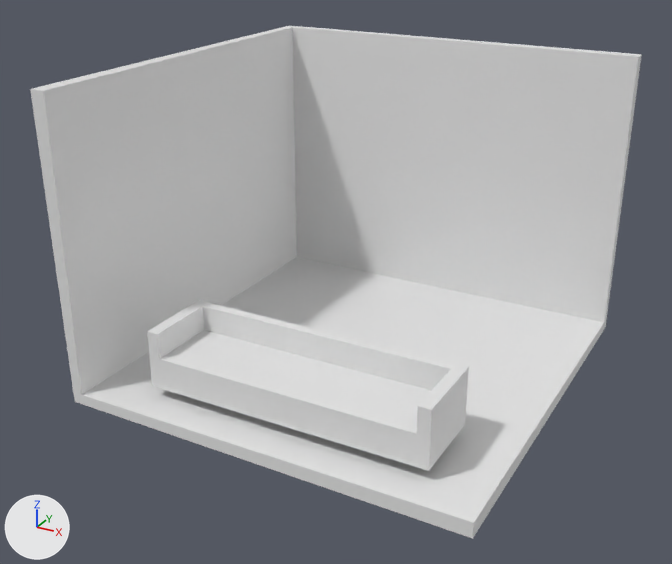
An edit to the Blender file untitled.blend, drawn before and after from the same camera.
Before and after are seen from a 50 mm camera at (2.31, -4.54, 2.73) aimed at (-0.11, -0.14, 0.53). The axes (+X, +Y, +Z) are drawn at lower left. The lights are the same throughout.

Script lines for the objects in view, before the commit:
```python
me_plane = bpy.data.meshes.new('Plane')
me_plane.from_pydata(...)  # 14 vertices, 12 faces; spans x -1.28..1.19, y -1.19..1.28, z -0.09..1.74
me_plane_001 = bpy.data.meshes.new('Plane.001')
me_plane_001.from_pydata(...)  # 36 vertices, 34 faces; spans x -1.0..1.0, y -1.0..1.0, z -1.78..0.0
ob_plane = bpy.data.objects.new('Plane', me_plane)
ob_plane.location = (0.0, 0.0, 0.0)
ob_plane_001 = bpy.data.objects.new('Plane.001', me_plane_001)
ob_plane_001.location = (0.03, -0.77, 0.069)
ob_plane_001.scale = (-0.852, -0.238, -0.193)
```
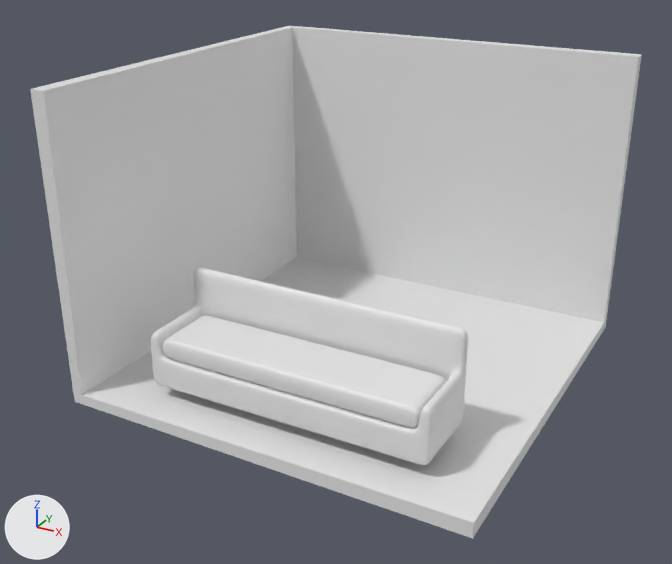
Boxes (x1, y1, x2, y2) around the edits, measured in the pictures (672 x 564 px):
'Plane.001', reshaped, modifiers changed (15% taller)
    before: (147, 300, 469, 471)
    after: (151, 268, 468, 465)
'Plane.003', added
    after: (163, 316, 446, 428)
part 1 of me_plane_001, built on
    before: (147, 300, 468, 471)
    after: (151, 268, 468, 465)

The change, as a diff of the scene's bpy script:
```diff
--- a/untitled.blend.py
+++ b/untitled.blend.py
@@ me_plane_001 @@
 # used by ob_plane_001; location = (0.03, -0.77, 0.069); scale = (-0.852, -0.238, -0.193)
-me_plane_001.from_pydata(...)  # 36 vertices, 34 faces; spans x -1.0..1.0, y -1.0..1.0, z -1.78..0.0
+me_plane_001.from_pydata(...)  # 126 vertices, 124 faces; spans x -1.0..1.0, y -1.0..1.0, z -2.99..0.0
+# me_plane_001 part 1
+# 26 faces are deleted
+# 12 new vertices lie (0.0, 0.15, 0.0) away from vertices in x -1.0..1.0, y -0.74, z -1.78..0.0
+# 12 new vertices lie (0.0, -0.16, 0.0) away from vertices in x -1.0..1.0, y 1.0, z -1.78..0.0
+# 14 new vertices lie (0.0, 0.0, -0.76) away from vertices in x -1.0..1.0, y -1.0..1.0, z 0.0
+# 14 new vertices lie (-0.06, 0.0, 0.0) away from vertices in x 0.92, y -1.0..1.0, z -1.78..0.0
+# 14 new vertices lie (0.06, 0.0, 0.0) away from vertices in x -0.92, y -1.0..1.0, z -1.78..0.0
+# 12 new vertices lie (0.0, 0.0, -0.57) away from vertices in x -1.0..1.0, y -1.0..-0.74, z -1.78
+# 12 new vertices lie (0.0, 0.0, -0.64) away from vertices in x -1.0..1.0, y -1.0..-0.74, z -2.35
+# 116 new faces join them
@@ me_plane_004 @@
+me_plane_004.from_pydata(...)  # 54 vertices, 60 faces; spans x -0.944..0.282, y -0.229..0.131, z -0.03..0.134
+me_plane_004.polygons.foreach_set('use_smooth', [True] * 60)
@@ ob_plane_001 @@
 ob_plane_001.scale = (-0.852, -0.238, -0.193)
+_m = ob_plane_001.modifiers.new('Subdivision', 'SUBSURF')
+_m.levels = 2
@@ ob_plane_003 @@
+ob_plane_003 = bpy.data.objects.new('Plane.003', me_plane_004)
+ob_plane_003.location = (0.453, -0.751, 0.281)
+ob_plane_003.scale = (1.27, 1.08, 0.772)
+_m = ob_plane_003.modifiers.new('Subdivision', 'SUBSURF')
+_m.levels = 2
```
